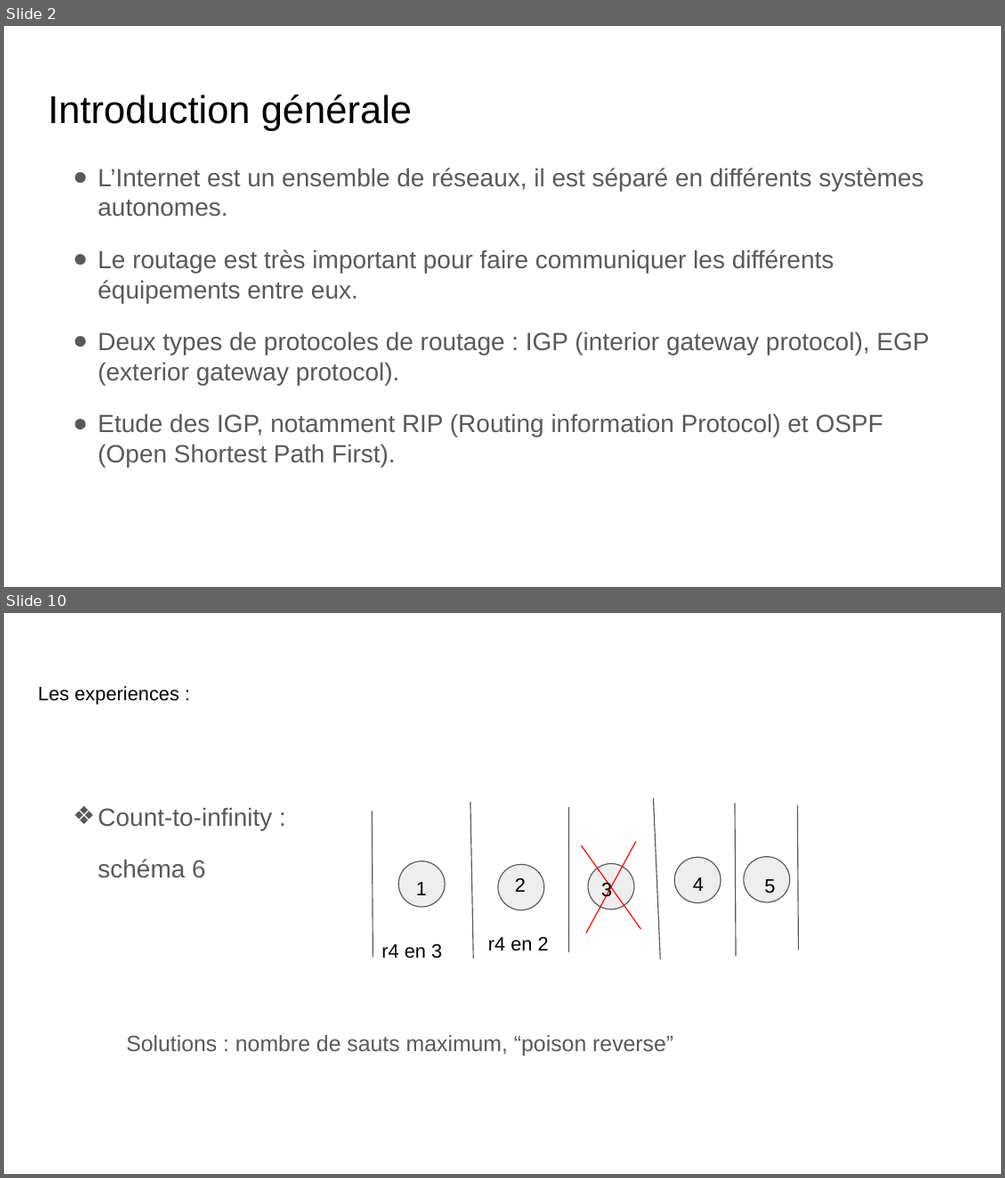
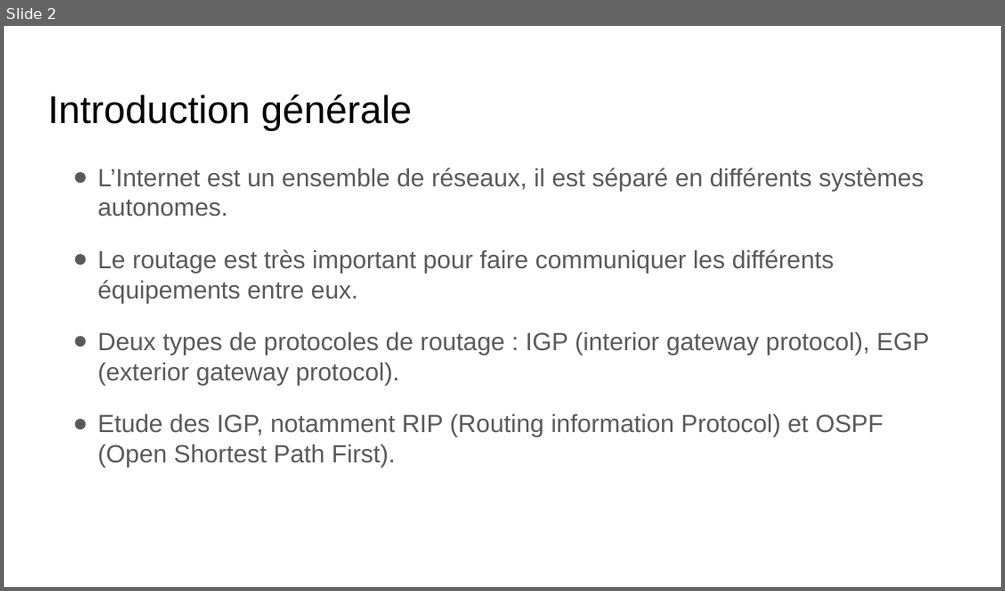
Before and after one commit to Sinvers/network, a slide deck: PresentationTIPE.odp. Shown one above the other, each under a label of ours: slides 2 and 10 before the commit, slide 2 after it; the slides between them are not shown. The pictures are 1005x1178 and 1005x591 pixels, drawn with LibreOffice and Linux fonts; fonts in the diff are those of the drawing. Boxes give left, top, right and bottom in pixels: in the first picture for what was removed or moved away, otherwise in the second. Text is boxed around its words. In the diff, an @@ line names an element or a change of style, - is before the commit and + after.

```diff
--- a/PresentationTIPE.odp
+++ b/PresentationTIPE.odp
@@ slide 10 removed at [4,613,1001,1174], background #FFFFFF @@
@@ title removed at [38,686,179,705] @@
-Les experiences :
@@ line removed from (653, 798) to (660, 959) @@
@@ text removed at [97,807,272,878] @@
-❖ Count-to-infinity :
-schéma 6
@@ line removed from (372, 811) to (372, 957) @@
@@ line removed from (470, 802) to (474, 958) @@
@@ line removed from (569, 806) to (569, 952) @@
@@ line removed from (735, 803) to (736, 956) @@
@@ line removed from (798, 804) to (799, 950) @@
@@ line removed from (581, 845) to (641, 929) @@
@@ line removed from (636, 841) to (586, 933) @@
@@ ellipse removed at [399,861,445,907] @@
@@ ellipse removed at [497,864,543,910] @@
@@ text removed at [515,877,526,892] @@
-2
@@ ellipse removed at [588,863,634,909] @@
@@ ellipse removed at [675,857,720,903] @@
@@ text removed at [693,877,704,891] @@
-4
@@ ellipse removed at [744,856,790,902] @@
@@ text removed at [764,879,775,893] @@
-5
@@ text removed at [416,882,427,895] @@
-1
@@ text removed at [601,881,612,900] @@
-3
@@ text removed at [381,943,442,958] @@
-r4 en 3
@@ text removed at [488,936,549,951] @@
-r4 en 2
@@ text removed at [126,1035,673,1055] @@
-Solutions : nombre de sauts maximum, “poison reverse”
```
Also in this commit, not shown: 7 slides changed, 17 slides added, 3 other slides removed, 2 other files.
